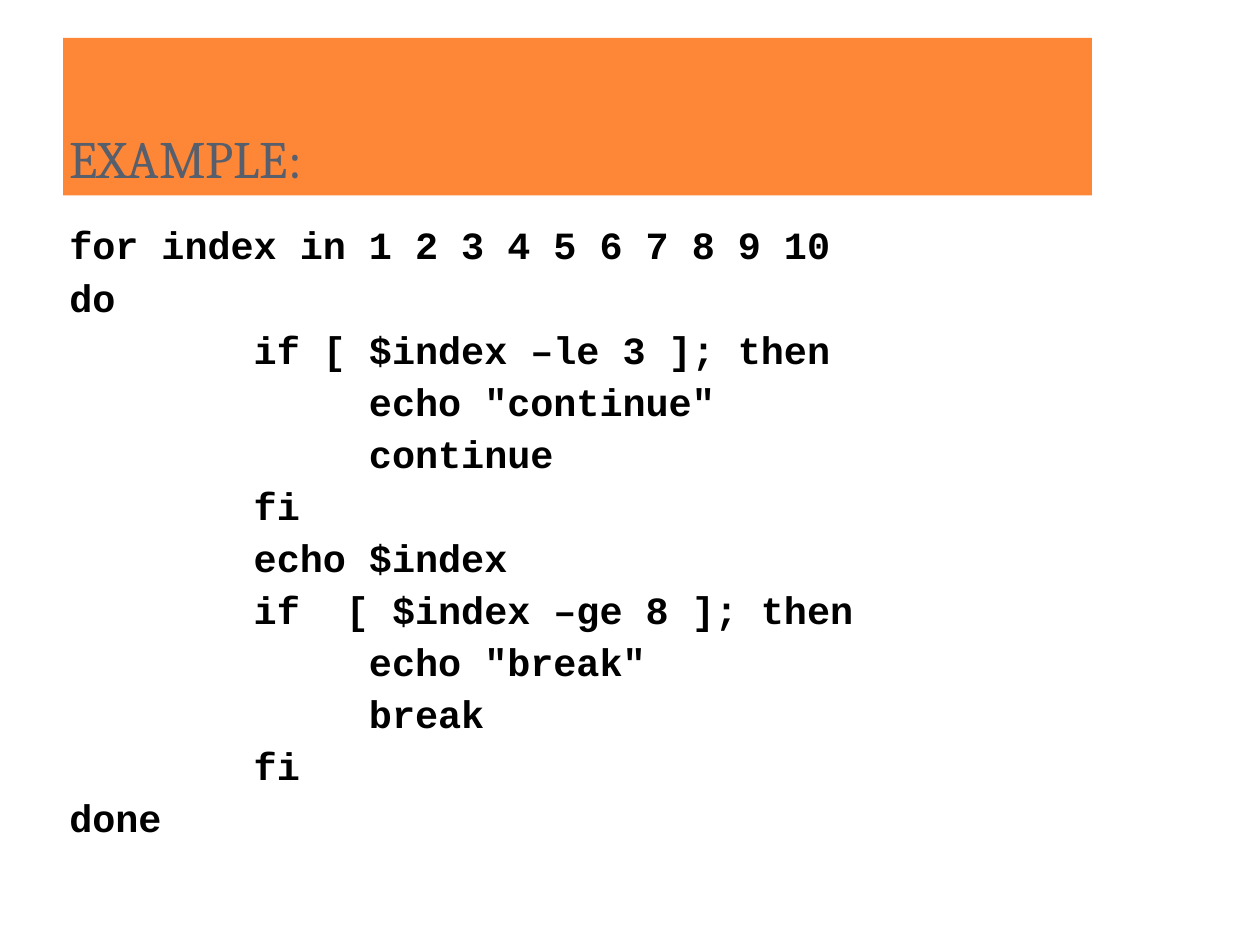
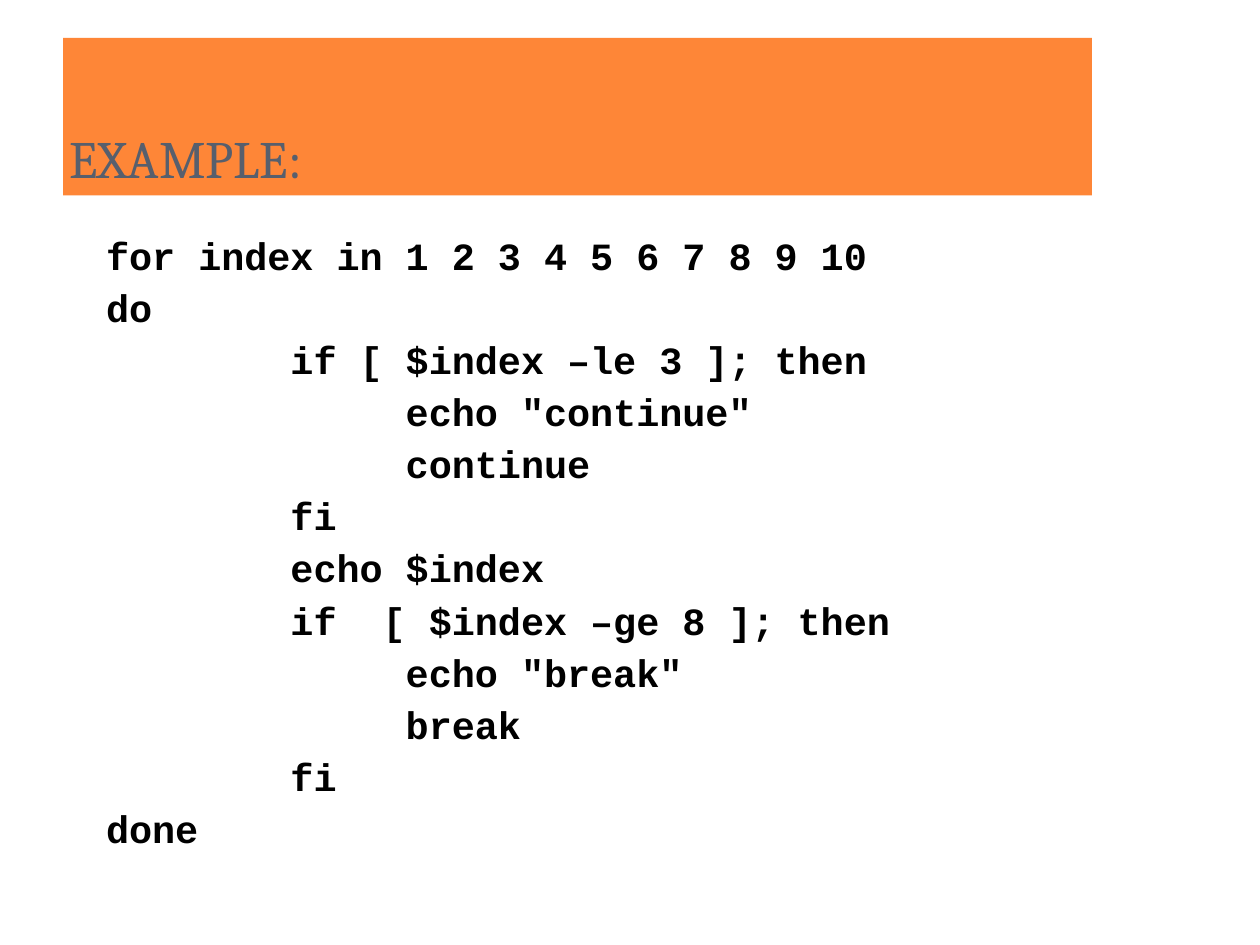
Before and after one commit to prkatta/dotraining, a slide deck: slide 45 of Session-19/Shell_Scripting.pptx. Drawn at 1260x945 pixels with LibreOffice and Linux fonts; fonts in the diff are those of the drawing. Boxes give left, top, right and bottom in pixels: in the first picture for what was removed or moved away, otherwise in the second. Text is boxed around its words. In the diff, an @@ line names an element or a change of style, - is before the commit and + after.

```diff
--- a/Session-19/Shell_Scripting.pptx
+++ b/Session-19/Shell_Scripting.pptx
@@ text "for index in 1 2 ...": place and size @@
-text "for index in 1 2 ..." at (69,232,853,833)
+text "for index in 1 2 ..." at (106,242,890,844)
```
Also in this commit, not shown: 2 other slides changed.
